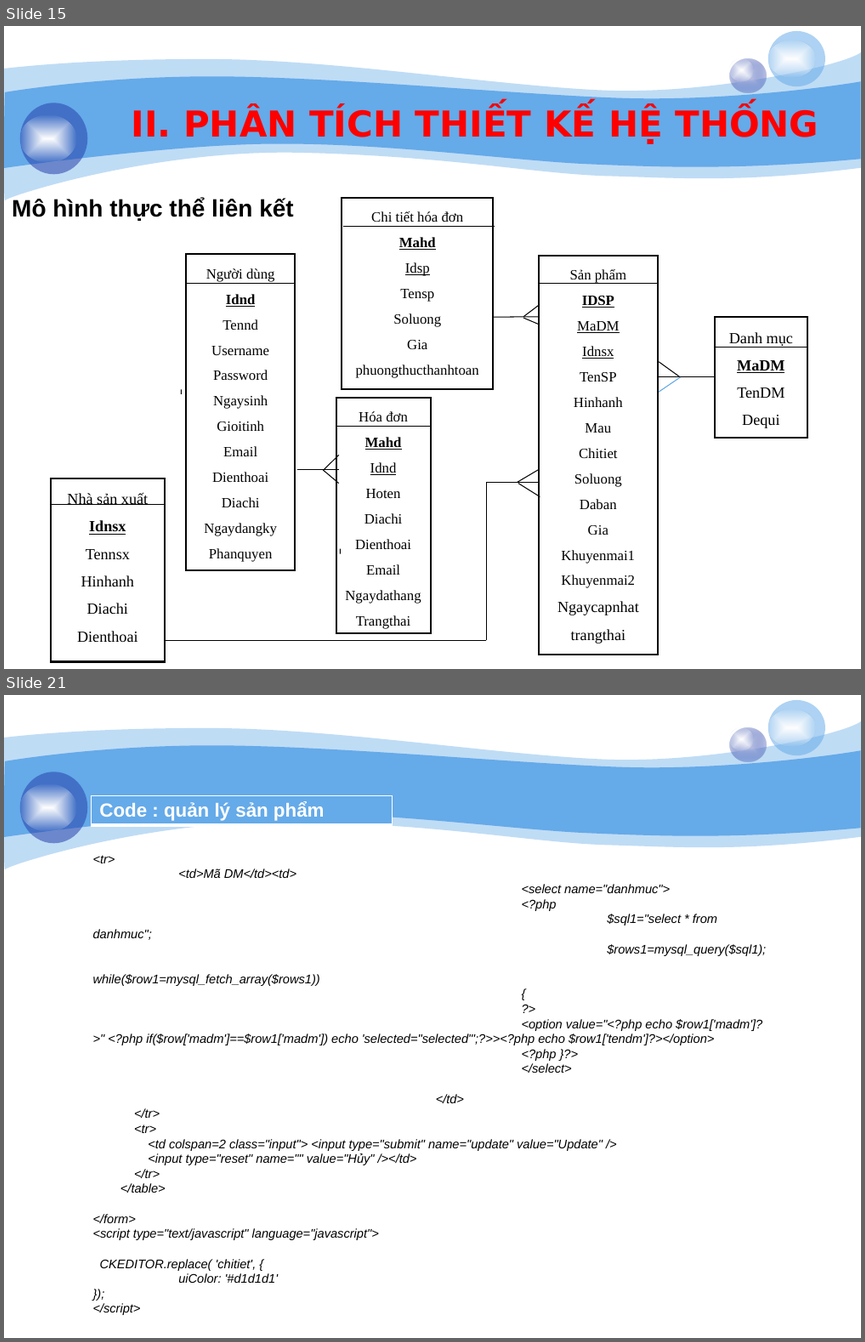
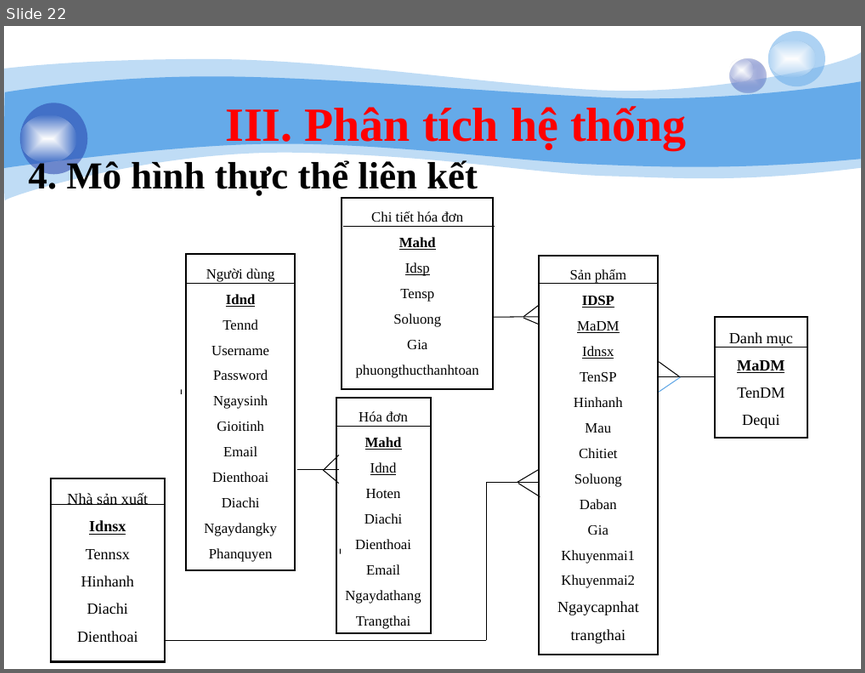
Before and after one commit to giangson0208/webtrasua, a slide deck: baocao/-ibn Thopi.pptx. Shown one above the other, each under a label of ours: slides 15 and 21 before the commit, slide 22 after it; the slides between them are not shown. The pictures are 865x1342 and 865x673 pixels, drawn with LibreOffice and Linux fonts; fonts in the diff are those of the drawing; background and template pictures are left out. Boxes give left, top, right and bottom in pixels: in the first picture for what was removed or moved away, otherwise in the second. Text is boxed around its words. In the diff, an @@ line names an element or a change of style, - is before the commit and + after.

```diff
--- a/baocao/-ibn Thopi.pptx
+++ b/baocao/-ibn Thopi.pptx
@@ slide 21 removed at (4,695,861,1338), background #FFFFFF; not listed: 8 template elements that a slide beside it also shows @@
@@ table removed at (92,795,393,827), 1 rows, 1 columns @@
-Code : quản lý sản phẩm
@@ title removed at (93,855,766,1315) @@
-<tr>
-<td>Mã DM</td><td>
-<select name="danhmuc">
-<?php
-$sql1="select * from danhmuc";
-$rows1=mysql_query($sql1);
-while($row1=mysql_fetch_array($rows1))
-{
-?>
-<option value="<?php echo $row1['madm']?>" <?php if($row['madm']==$row1['madm']) echo 'selected="selected"';?>><?php echo $row1['tendm']?></option>
-<?php }?>
-</select>
-</td>
-</tr>
-<tr>
-<td colspan=2 class="input"> <input type="submit" name="update" value="Update" />
-<input type="reset" name="" value="Hủy" /></td>
-</tr>
-</table>
-</form>
-<script type="text/javascript" language="javascript">
-CKEDITOR.replace( 'chitiet', {
-uiColor: '#d1d1d1'
-});
-</script>
@@ what was slide 15 is now slide 22 @@
@@ slide 22 changed as well @@
@@ text at (225,106,687,150): text changed; size 30 to 40 pt; font DejaVu Sans to Times New Roman @@
-II. PHÂN TÍCH THIẾT KẾ HỆ THỐNG
+III. Phân tích hệ thống
@@ text at (29,159,477,197): text changed; size 20 to 32 pt; font Arial to Times New Roman @@
-  Mô hình thực thể liên kết
+  4. Mô hình thực thể liên kết
```
Also in this commit, not shown: 19 other slides changed, 10 slides added, 7 other slides removed, 10 other files.
